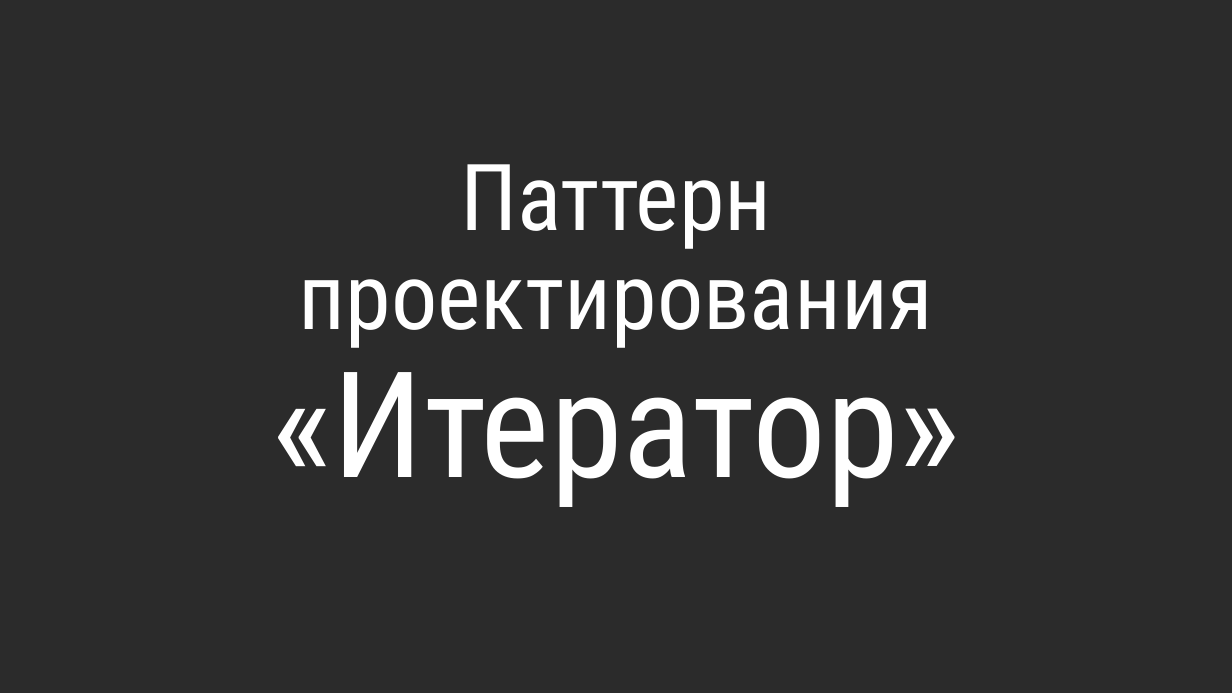
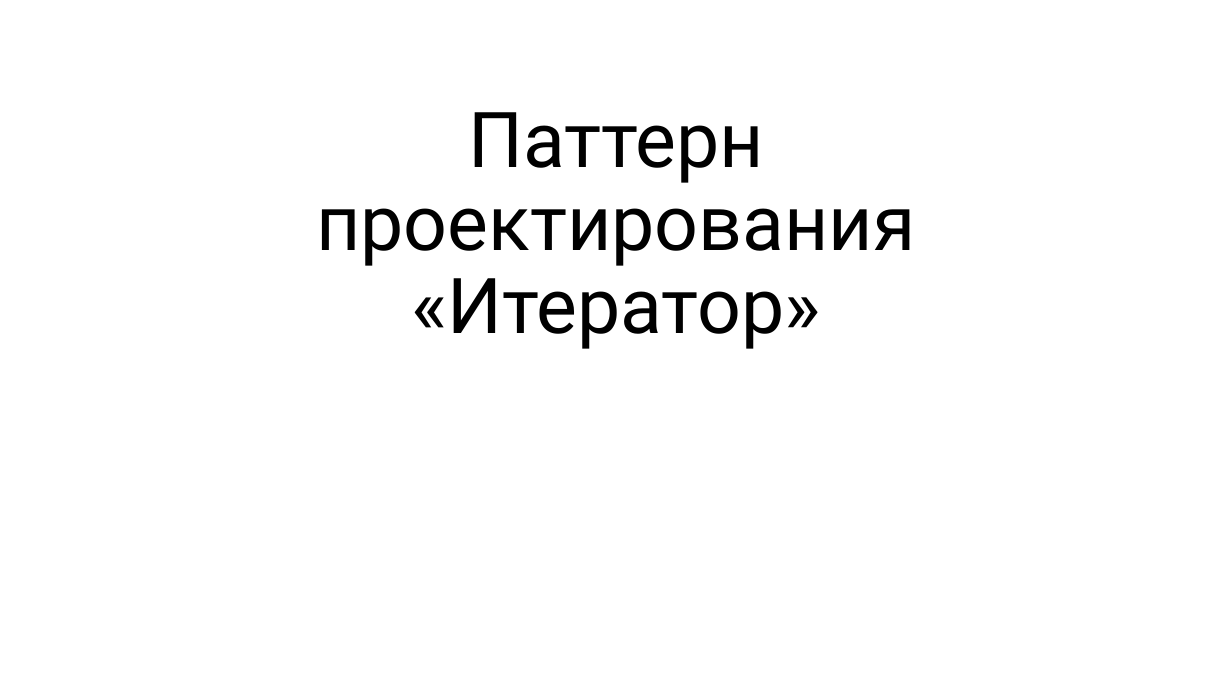
Before and after one commit to alexey-malov/ood, a slide deck: slide 1 of lectures/09.iterator/iterator.pptx. Drawn at 1232x693 pixels with LibreOffice and Linux fonts; fonts in the diff are those of the drawing; background and template pictures are left out; a plain dark background stands for a picture behind light text. Boxes give left, top, right and bottom in pixels: in the first picture for what was removed or moved away, otherwise in the second. Text is boxed around its words. In the diff, an @@ line names an element or a change of style, - is before the commit and + after.

Commit message:
Обновил лекции по паттернам "Адаптер" и "Итератор"

```diff
--- a/lectures/09.iterator/iterator.pptx
+++ b/lectures/09.iterator/iterator.pptx
@@ background picture (left out) to #FFFFFF @@
@@ title "Паттерн проектирования «Итератор»" at [316,112,915,349]: size 72 to 60 pt in "Паттерн проектирования"; size 115 to 60 pt in "«Итератор»"; font Roboto Condensed to Roboto, text colour #FFFFFF to #000000 @@
```
Also in this commit, not shown: 6 other slides changed, 1 slide added, 2 slides removed.
